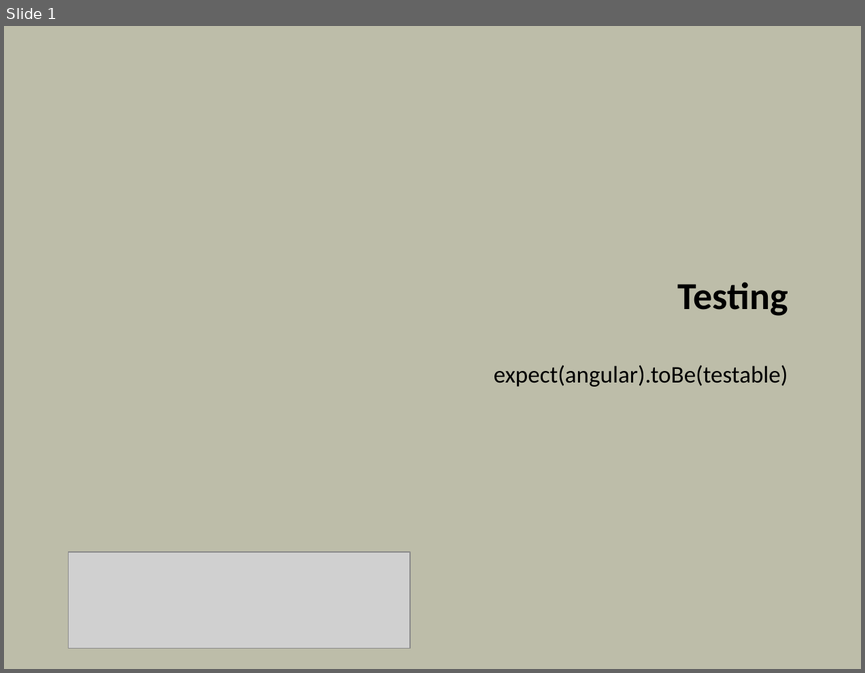
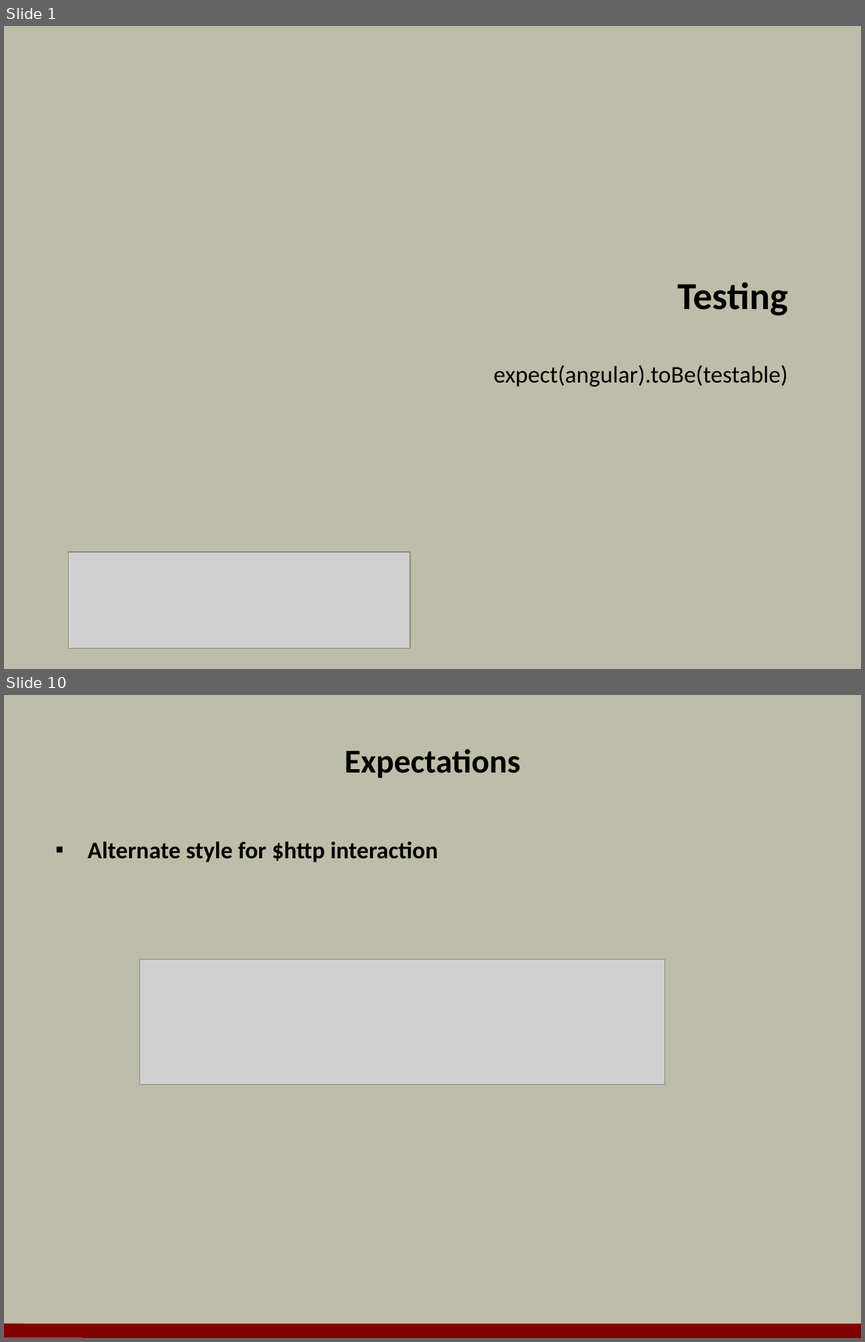
Before and after one commit to OdeToCode/classes, a slide deck: angularjs/slides/06_Testing.pptx. Shown one above the other, each under a label of ours: slide 1 before the commit, slides 1 and 10 after it; the slides between them are not shown. The pictures are 865x673 and 865x1342 pixels, drawn with LibreOffice and Linux fonts; fonts in the diff are those of the drawing; grey boxes stand for pictures; background and template pictures are left out. Boxes give left, top, right and bottom in pixels: in the first picture for what was removed or moved away, otherwise in the second. Text is boxed around its words. In the diff, an @@ line names an element or a change of style, - is before the commit and + after.

```diff
--- a/angularjs/slides/06_Testing.pptx
+++ b/angularjs/slides/06_Testing.pptx
@@ slide 10 added at [4, 695, 861, 1338], background #BDBDA9 @@
@@ title added at [345, 749, 521, 778], 28 pt, text #000000, bold @@
+Expectations
@@ text added at [88, 841, 438, 862], 20 pt, text #000000, bold @@
+▪ Alternate style for $http interaction
@@ picture added at [139, 959, 664, 1084] @@
@@ line added from (4, 1330) to (861, 1331), #800000 12 pt @@
```
Also in this commit, not shown: 9 other slides added, 1 slide removed, 44 other files.
